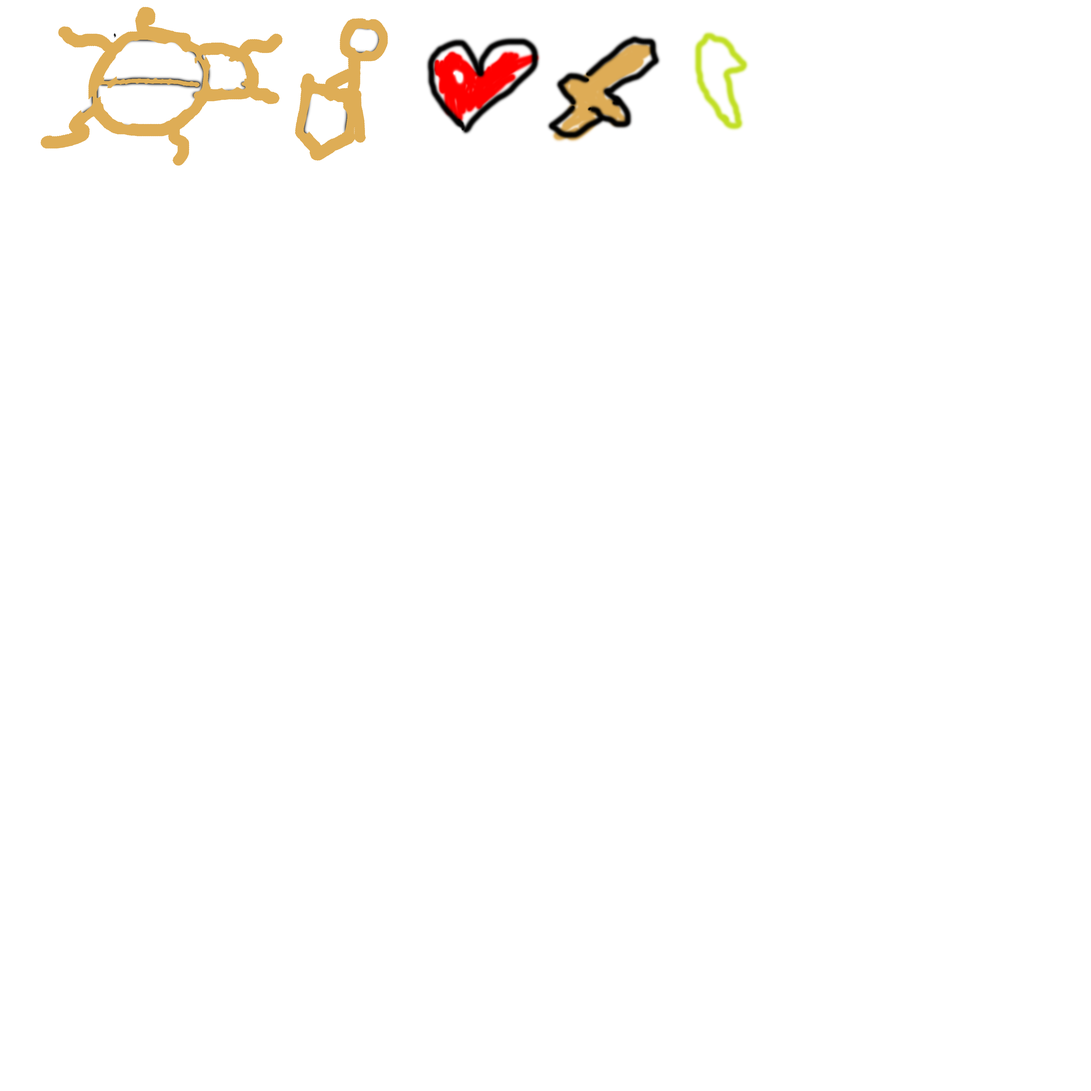
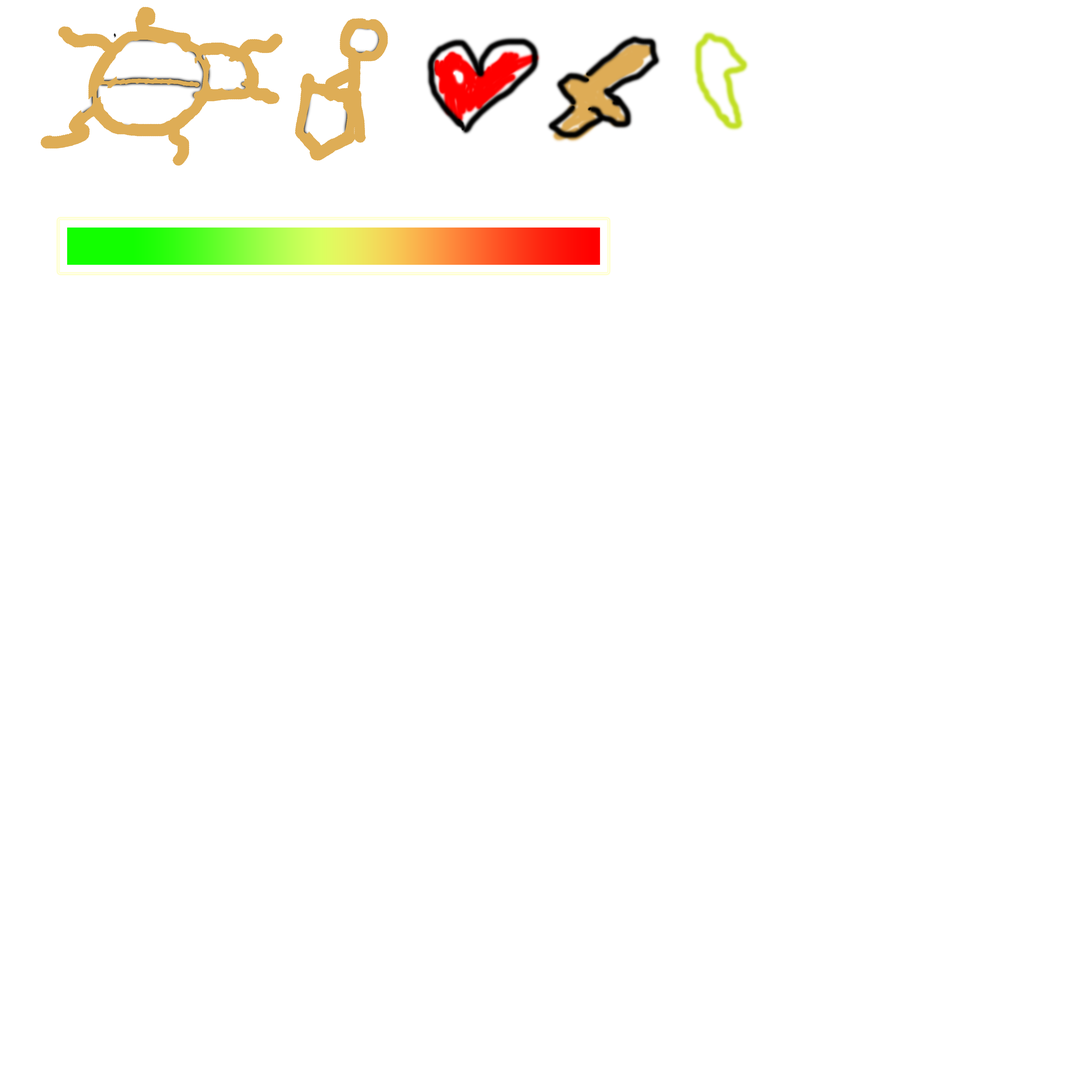
Two versions of the same layered image (1091px x 1091px). Layer-by-layer changes:
added layer "Rectangle 1" above "Layer 5" over box(67, 227, 601, 265)
